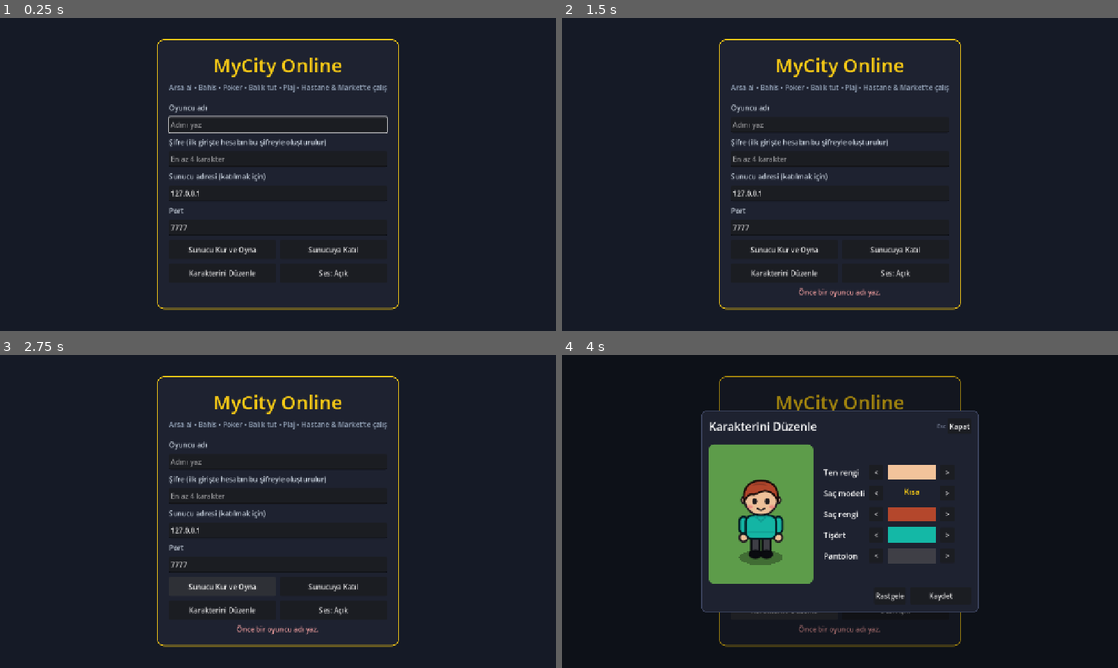
Above: before the commit, frames 1-4 (two rows, left to right).
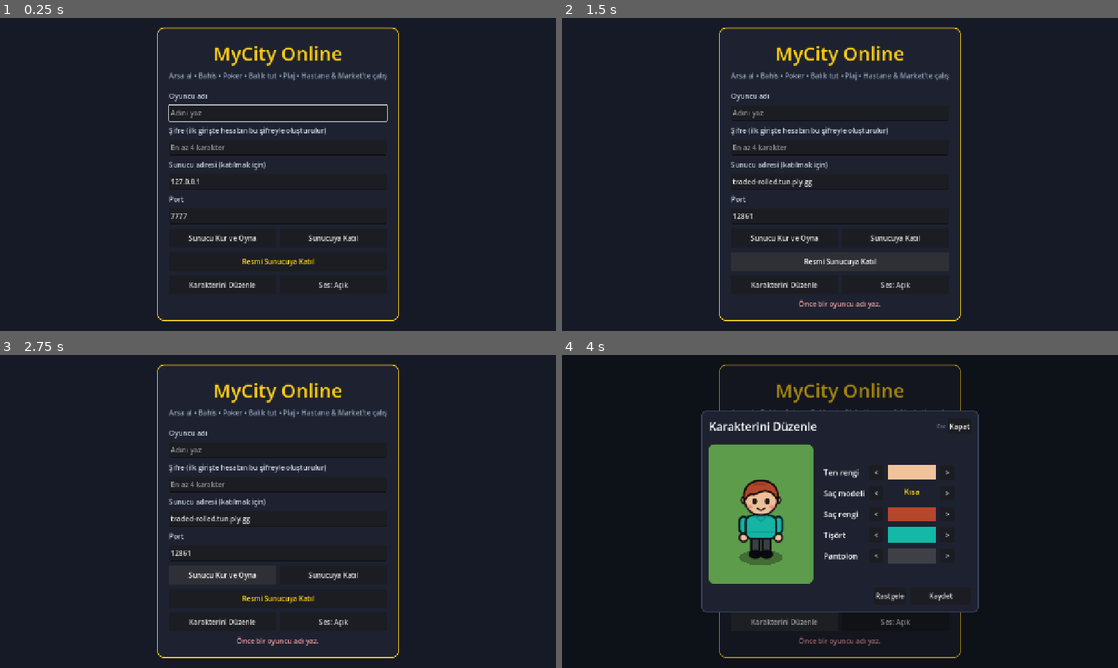
Above: after the commit, the same moments.

Repository: johntitor08/mycity-online
Game: Godot game, scene res://scenes/main.tscn
Two runs of this game, one before a commit and one after it. Both use one fixed random seed, a clock stepped at 60 frames per second and the inputs below.
Inputs (mouse positions are in pixels of both pictures, inside the frame that each line leads up to):
- Up to frame 1 (0.25 s): no input
- Up to frame 2 (1.5 s): click "Sunucuya Katıl" at 0.5 s; click (840, 262) at 1.25 s, where only the run after the commit has a clickable "Resmi Sunucuya Katıl"
- Up to frame 3 (2.75 s): click "Sunucu Kur ve Oyna" at 2 s
- Up to frame 4 (4 s): click "Sunucu Kur ve Oyna" at 2.75 s; click "Karakterini Düzenle" at 3.5 s

The runs differ from the first frame. In frame 1, 6.7% of the frame differs, in the area x 28-72%, y 2-97%; in frame 2, 6.4%; in frame 3, 6.5%; in frame 4, 2.5%.

Commit message:
Resmi sunucu (playit.gg tüneli) ve alan adlarında IPv4 tercihi
- Menüde "Resmi Sunucuya Katıl": traded-rolled.tun.ply.gg:12861
- Net.join alan adını IPv4'e çözer (IPv6'sız ağlarda bağlantı takılmasın)

Co-Authored-By: Claude Opus 5.5 <noreply@anthropic.com>

Diff:
--- a/scripts/main.gd
+++ b/scripts/main.gd
@@ -7,7 +7,7 @@
 const CharacterPanel = preload("res://scripts/ui/character_panel.gd")
 const SETTINGS_PATH := "user://ayarlar.cfg"
 ## 7/24 açık resmi sunucu (boşsa menüde buton görünmez). Biçim: "adres" ya da "adres:port".
-const OFFICIAL_SERVER := ""
+const OFFICIAL_SERVER := "traded-rolled.tun.ply.gg:12861"
 
 var menu: Control
 var world: Node2D
@@ -111,7 +111,7 @@
 	v.add_child(row)
 	buttons = [_button(row, "Sunucu Kur ve Oyna", _on_host), _button(row, "Sunucuya Katıl", _on_join)]
 	if OFFICIAL_SERVER != "":
-		var official := _button(v, "Resmi Sunucuya Katıl (7/24 açık)", _on_join_official)
+		var official := _button(v, "Resmi Sunucuya Katıl", _on_join_official)
 		official.add_theme_color_override("font_color", Color("#facc15"))
 		buttons.append(official)
 	var row2 := HBoxContainer.new()
--- a/scripts/net.gd
+++ b/scripts/net.gd
@@ -155,6 +155,12 @@
 
 
 func join(player_name: String, address: String, port: int, pass_hash: String = "", appearance = null) -> String:
+	# Alan adlarında IPv4'ü tercih et: Godot ilk bulduğu adresi (çoğu zaman IPv6) kullanır,
+	# IPv6'sı olmayan ağlarda bağlantı takılır.
+	if not address.is_valid_ip_address():
+		var v4 := IP.resolve_hostname(address, IP.TYPE_IPV4)
+		if v4 != "":
+			address = v4
 	var peer := ENetMultiplayerPeer.new()
 	var err := peer.create_client(address, port)
 	if err != OK:
Not shown, changed: README.md
